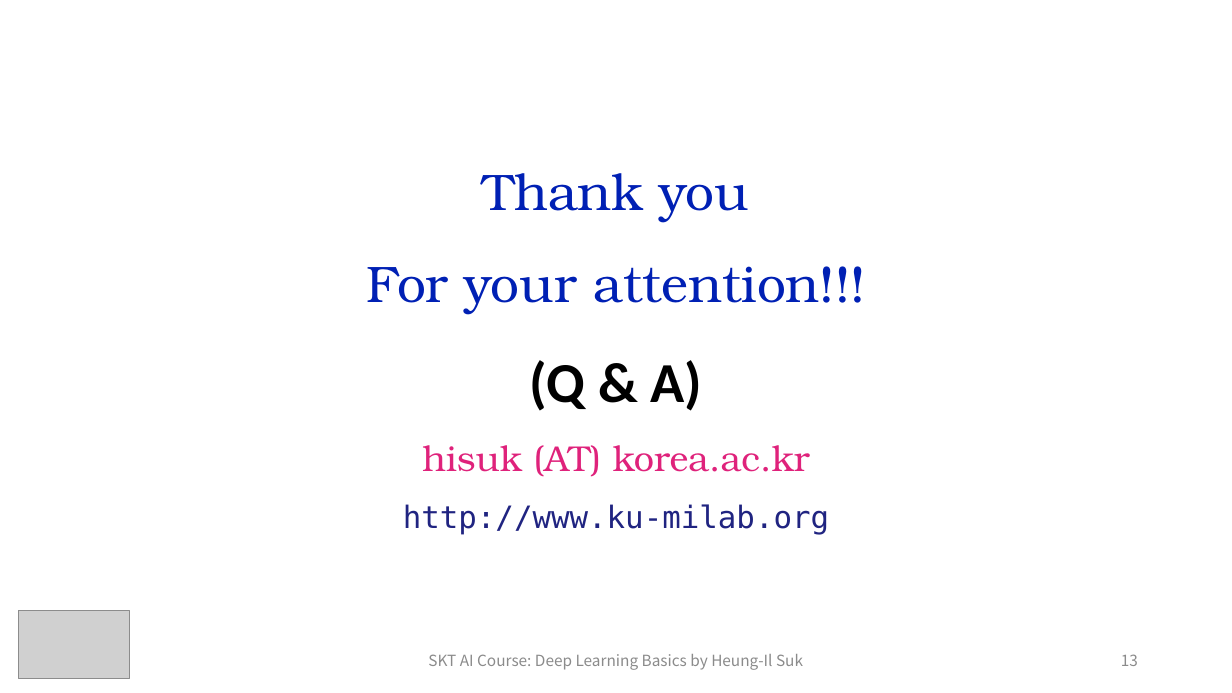
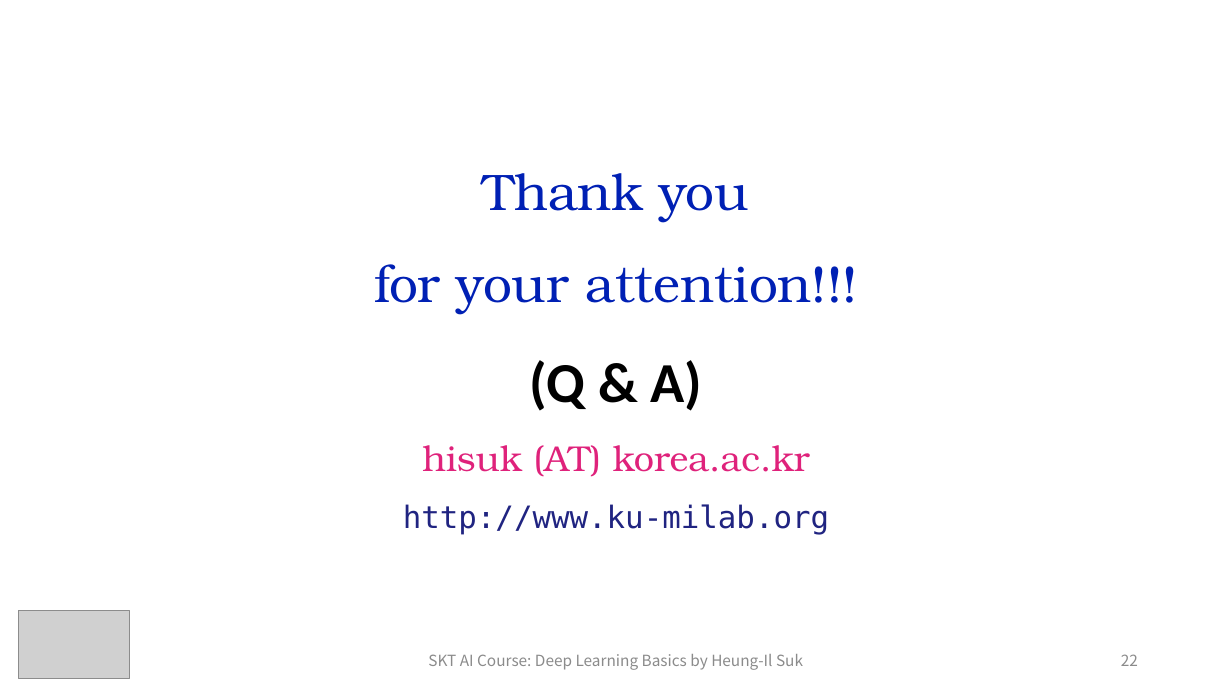
Before and after one commit to ku-milab/DeepLearningTutorial, a slide deck: slide 22 of lecture_slides/Practice/Practice#1_SKT_Deep_Learning_Lecture_Practice.pptx (slide 13 before the commit). Drawn at 1232x693 pixels with LibreOffice and Linux fonts; fonts in the diff are those of the drawing; grey boxes stand for pictures. Boxes give left, top, right and bottom in pixels: in the first picture for what was removed or moved away, otherwise in the second. Text is boxed around its words. In the diff, an @@ line names an element or a change of style, - is before the commit and + after.

```diff
--- a/lecture_slides/Practice/Practice#1_SKT_Deep_Learning_Lecture_Practice.pptx
+++ b/lecture_slides/Practice/Practice#1_SKT_Deep_Learning_Lecture_Practice.pptx
@@ text at [374, 264, 858, 315]: text changed @@
-For your attention!!!
+for your attention!!!
@@ page number at [1121, 654, 1138, 666]: text changed @@
-13
+22
```
Also in this commit, not shown: 9 other slides changed, 9 slides added, 4 other files.
